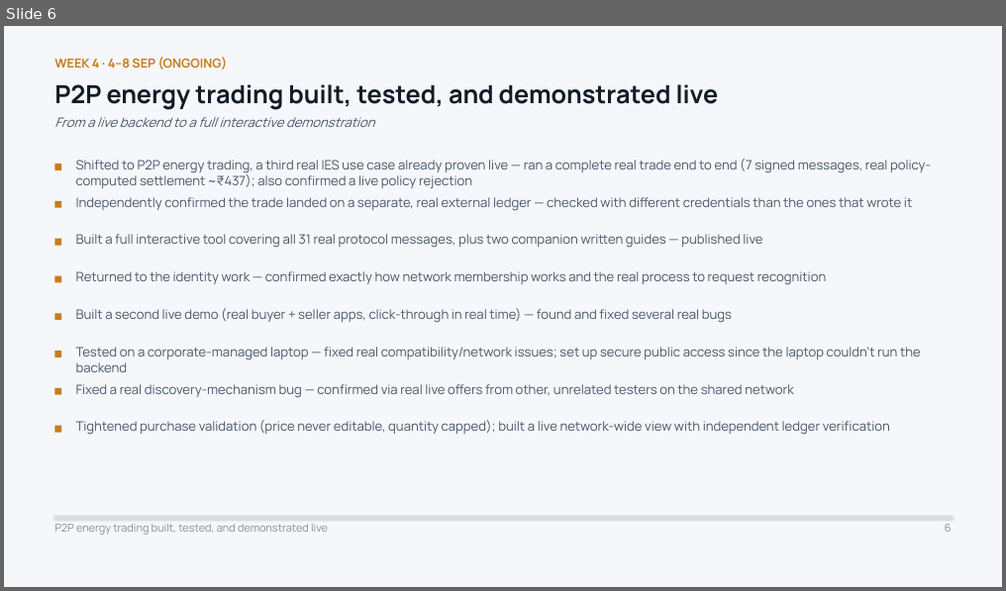
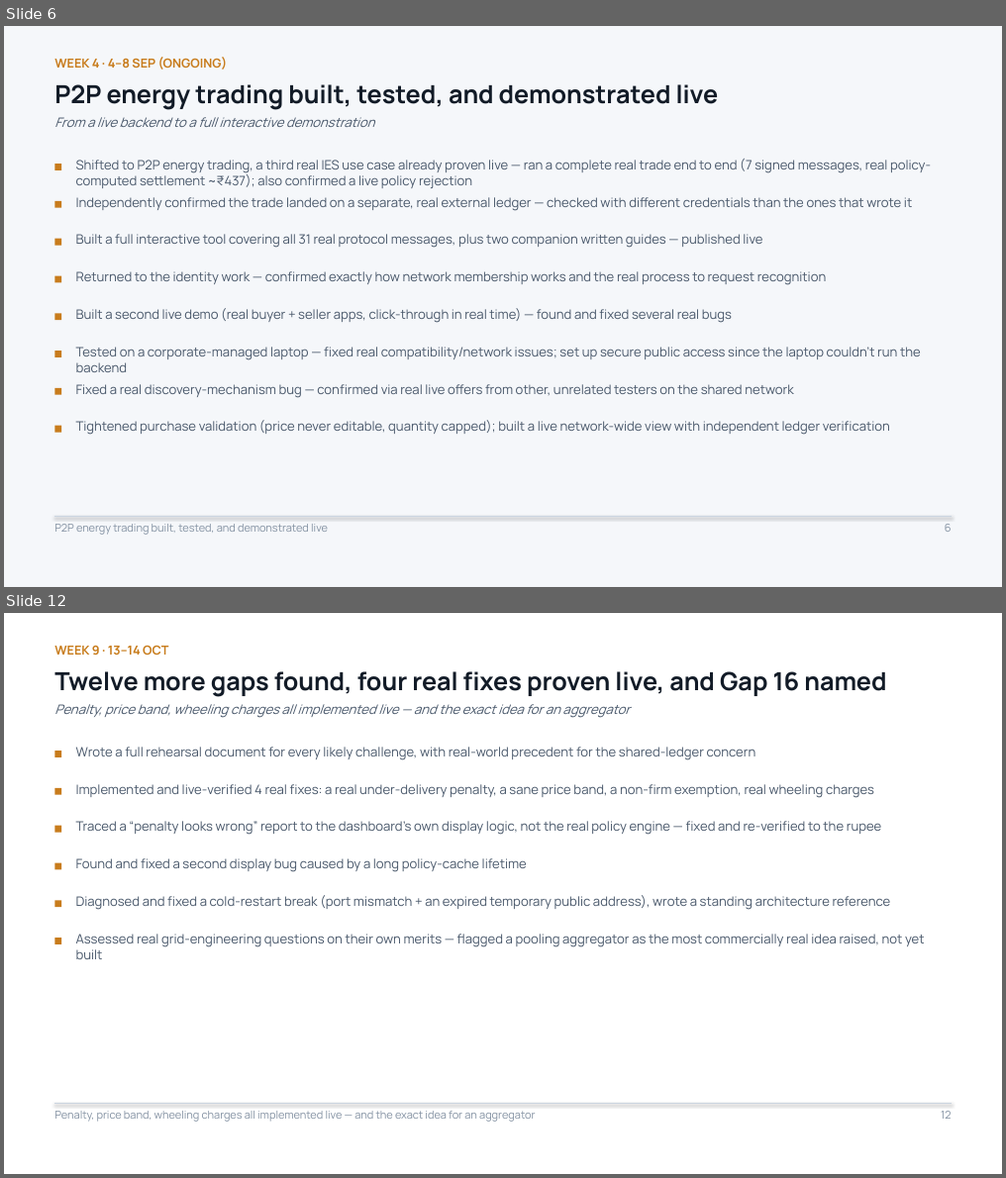
Before and after one commit to Sanjay-dev22/personal-deg, a slide deck: work-record/DEG-IES-Work-Record.pptx. Shown one above the other, each under a label of ours: slide 6 before the commit, slides 6 and 12 after it; the slides between them are not shown. The pictures are 1006x591 and 1006x1178 pixels, drawn with LibreOffice and Linux fonts; fonts in the diff are those of the drawing. Boxes give left, top, right and bottom in pixels: in the first picture for what was removed or moved away, otherwise in the second. Text is boxed around its words. In the diff, an @@ line names an element or a change of style, - is before the commit and + after.

```diff
--- a/work-record/DEG-IES-Work-Record.pptx
+++ b/work-record/DEG-IES-Work-Record.pptx
@@ slide 12 added at [4, 613, 1002, 1174], background #FFFFFF @@
@@ text added at [54, 645, 168, 655], 12 pt, text #C87C1C, bold @@
+WEEK 9 · 13–14 OCT
@@ text added at [54, 671, 886, 696], 24 pt, text #121B27, bold @@
+Twelve more gaps found, four real fixes proven live, and Gap 16 named
@@ text added at [54, 704, 630, 718], 12.5 pt, text #48576A, italic @@
+Penalty, price band, wheeling charges all implemented live — and the exact idea for an aggregator
@@ rectangle added at [54, 751, 61, 758], fill #C87C1C @@
@@ text added at [76, 747, 756, 761], 12.5 pt, text #48576A @@
+Wrote a full rehearsal document for every likely challenge, with real-world precedent for the shared-ledger concern
@@ rectangle added at [54, 788, 61, 795], fill #C87C1C @@
@@ text added at [76, 784, 874, 798], 12.5 pt, text #48576A @@
+Implemented and live-verified 4 real fixes: a real under-delivery penalty, a sane price band, a non-firm exemption, real wheeling charges
@@ rectangle added at [54, 826, 61, 833], fill #C87C1C @@
@@ text added at [76, 821, 882, 835], 12.5 pt, text #48576A @@
+Traced a “penalty looks wrong” report to the dashboard's own display logic, not the real policy engine — fixed and re-verified to the rupee
@@ rectangle added at [54, 863, 61, 869], fill #C87C1C @@
@@ text added at [76, 859, 527, 872], 12.5 pt, text #48576A @@
+Found and fixed a second display bug caused by a long policy-cache lifetime
@@ rectangle added at [54, 900, 61, 907], fill #C87C1C @@
@@ text added at [76, 895, 891, 910], 12.5 pt, text #48576A @@
+Diagnosed and fixed a cold-restart break (port mismatch + an expired temporary public address), wrote a standing architecture reference
@@ rectangle added at [54, 938, 61, 945], fill #C87C1C @@
@@ text added at [76, 934, 925, 959], 12.5 pt, text #48576A @@
+Assessed real grid-engineering questions on their own merits — flagged a pooling aggregator as the most commercially real idea raised, not yet built
@@ line added from (54, 1103) to (951, 1103), #CBD5E0 0.75 pt @@
@@ text added at [54, 1111, 535, 1122], 10.5 pt, text #8391A2 @@
+Penalty, price band, wheeling charges all implemented live — and the exact idea for an aggregator
@@ text added at [941, 1111, 951, 1119], 10.5 pt, text #8391A2 @@
+12
```
Also in this commit, not shown: 2 slides changed, 7 other slides added, 2 other files.
